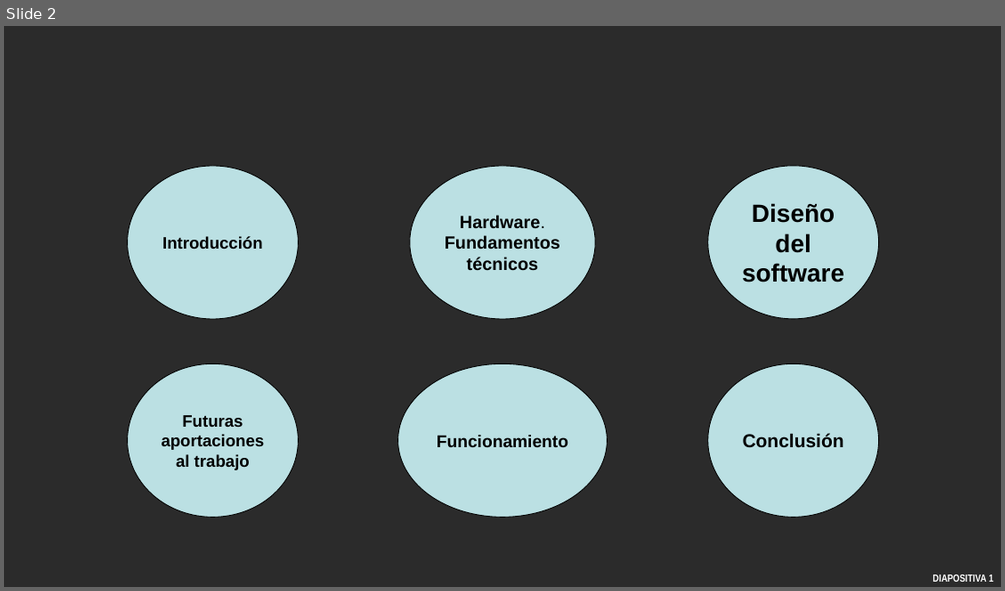
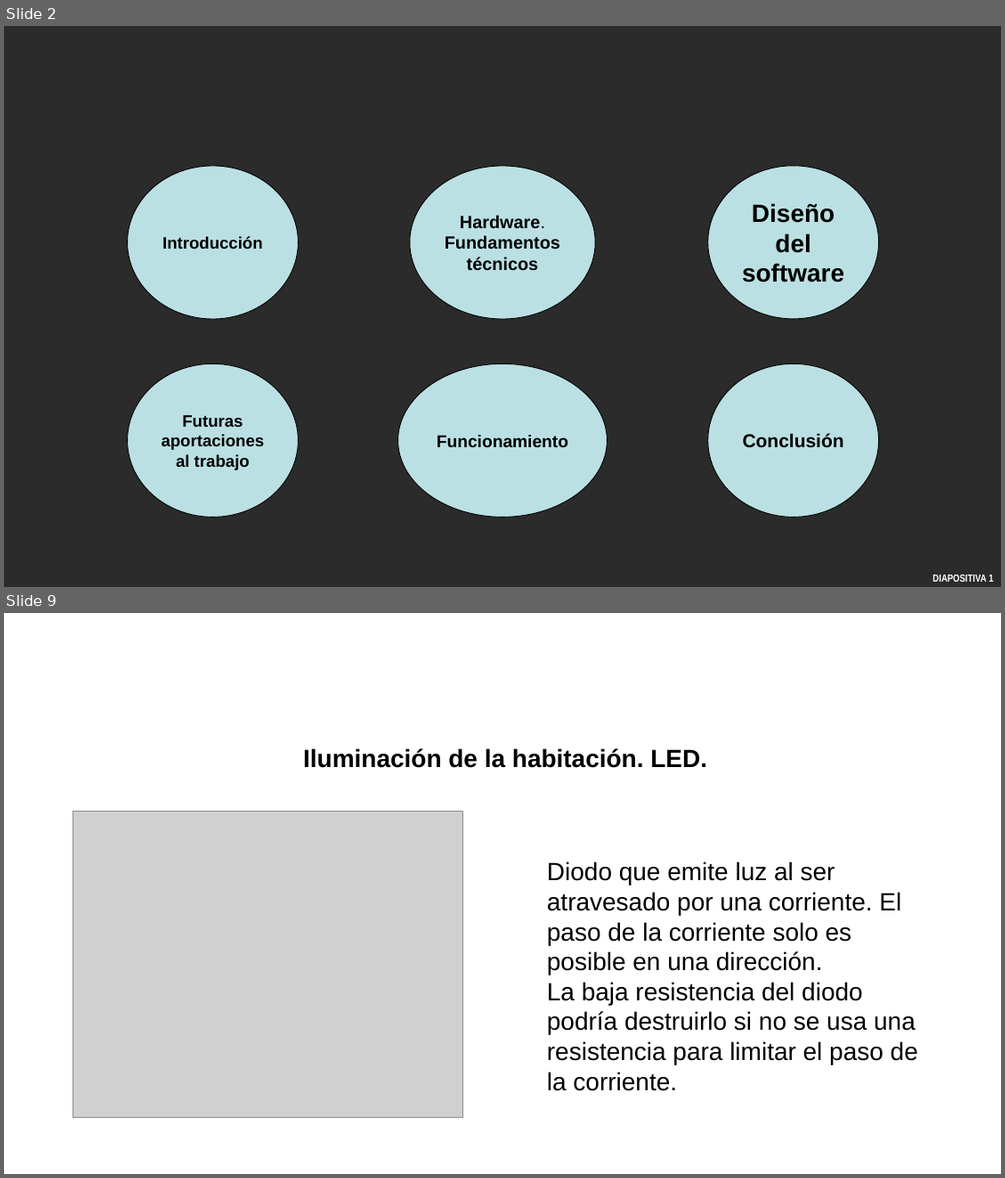
Before and after one commit to aigora/twA109-jaime-pablo-sara, a slide deck: trabajoinformatica_sinterminar.pptx. Shown one above the other, each under a label of ours: slide 2 before the commit, slides 2 and 9 after it; the slides between them are not shown. The pictures are 1005x591 and 1005x1178 pixels, drawn with LibreOffice and Linux fonts; fonts in the diff are those of the drawing; grey boxes stand for pictures; background and template pictures are left out; a plain dark background stands for a picture behind light text. Boxes give left, top, right and bottom in pixels: in the first picture for what was removed or moved away, otherwise in the second. Text is boxed around its words. In the diff, an @@ line names an element or a change of style, - is before the commit and + after.

```diff
--- a/trabajoinformatica_sinterminar.pptx
+++ b/trabajoinformatica_sinterminar.pptx
@@ slide 9 added at bbox=[4, 613, 1001, 1174], background picture (left out) @@
@@ text added at bbox=[303, 748, 707, 768], 24 pt, text #000000, bold @@
+  Iluminación de la habitación. LED.
@@ picture added at bbox=[73, 811, 462, 1118] @@
@@ text added at bbox=[547, 861, 918, 1091], 24 pt, text #000000 @@
+Diodo que emite luz al ser atravesado por una corriente. El paso de la corriente solo es posible en una dirección.
+La baja resistencia del diodo podría destruirlo si no se usa una resistencia para limitar el paso de la corriente.
@@ page number added at bbox=[793, 1155, 1001, 1174], 10 pt, text #FFFFFF, bold @@
+DIAPOSITIVA 8
```
Also in this commit, not shown: 14 other slides added, 2 slides removed.
